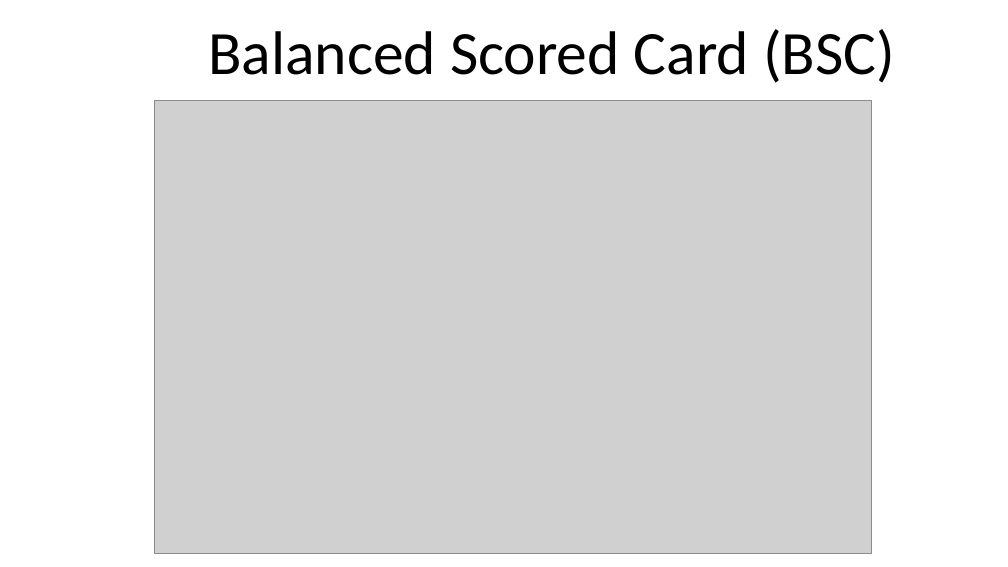
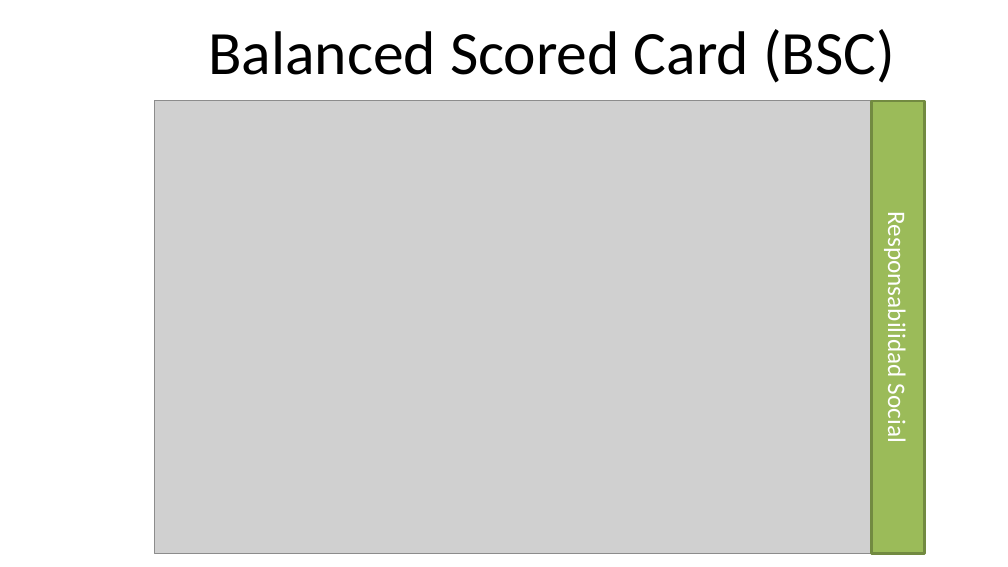
Before and after one commit to dmontjoy/starkey, a slide deck: slide 11 of PresentaciónStarkey DM.pptx. Drawn at 1008x567 pixels with LibreOffice and Linux fonts; fonts in the diff are those of the drawing; grey boxes stand for pictures; background and template pictures are left out. Boxes give left, top, right and bottom in pixels: in the first picture for what was removed or moved away, otherwise in the second. Text is boxed around its words. In the diff, an @@ line names an element or a change of style, - is before the commit and + after.

```diff
--- a/PresentaciónStarkey DM.pptx
+++ b/PresentaciónStarkey DM.pptx
@@ rectangle added at (872, 101, 925, 553), fill #9BBB59, outline #738A42 2 pt, 18 pt, text #FFFFFF @@
+Responsabilidad Social
```
Also in this commit, not shown: 4 other slides changed, 1 other file.
